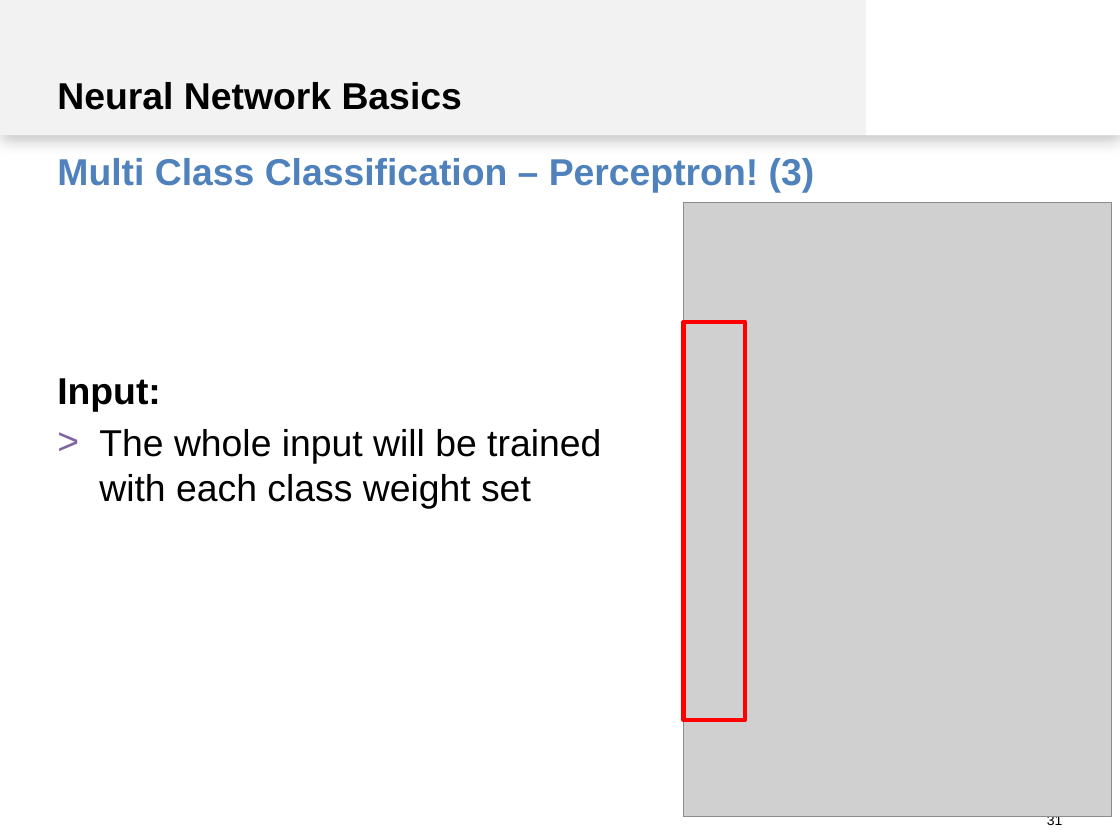
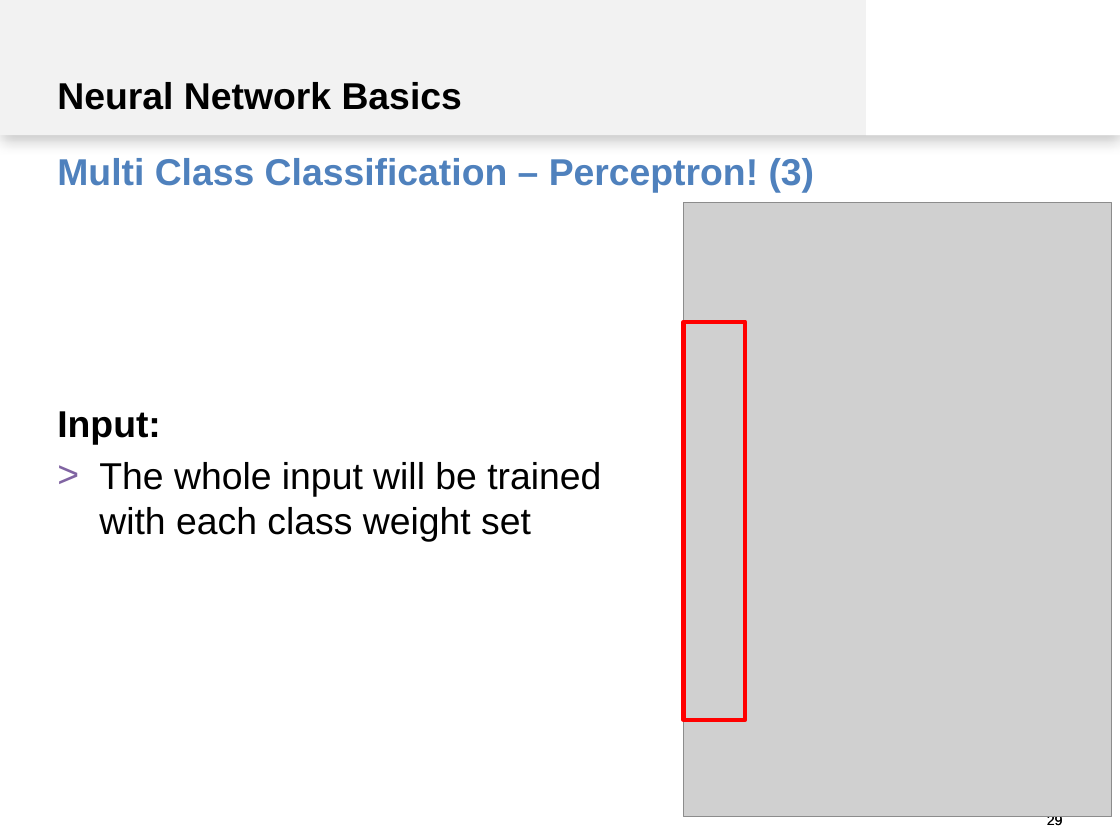
Before and after one commit to spinfo/LSS_DLwithText, a slide deck: slide 29 of docs/introduction.pptx (slide 31 before the commit). Drawn at 1120x840 pixels with LibreOffice and Linux fonts; fonts in the diff are those of the drawing; grey boxes stand for pictures. Boxes give left, top, right and bottom in pixels: in the first picture for what was removed or moved away, otherwise in the second. Text is boxed around its words. In the diff, an @@ line names an element or a change of style, - is before the commit and + after.

```diff
--- a/docs/introduction.pptx
+++ b/docs/introduction.pptx
@@ text "Input:" at bbox=[57, 411, 601, 542]: indent changed @@
@@ page number added at bbox=[560, 800, 1063, 840], 9 pt, text #000000 @@
+29
@@ page number at bbox=[1047, 816, 1063, 828]: text changed @@
-31
+29
```
Also in this commit, not shown: 34 other slides changed, 2 slides added, 3 slides removed.
